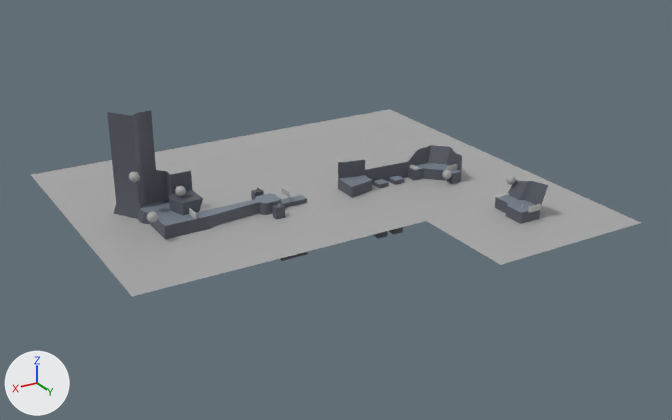
Two versions of the FBX model Assets/Escenario/FBX/Salas Tutorial.fbx, one commit apart.
Before and after are seen from a 50 mm camera at (242.0, 563.0, 244.0) aimed at (-66.0, 50.0, -12.0). Lighting does not change. The marker at lower left points along +X, +Y and +Z. Where no turn or scale is listed for an object, it has been applied to the vertices. Vertices at the same position are counted once.

In view in the first picture: 'Entry', 'Exit_Room', 'Fondo', 'PlayableArea', 'Rest_Room', 'WASD_Room', 'pCube10'.
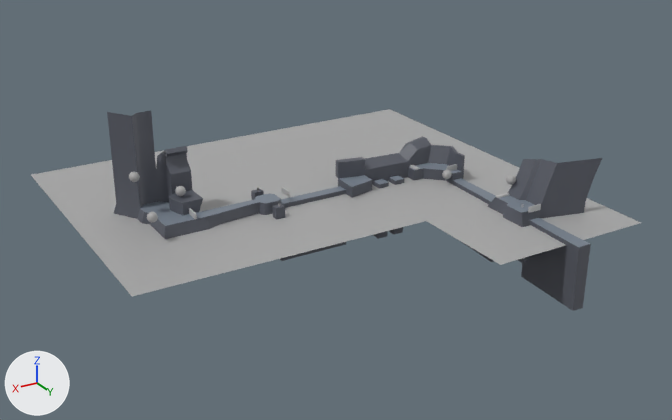
Where the newer file only moved an object's origin or applied its transform, the numbers keep the older frame.

Where the change shows, as pixel boxes (x1, y1, x2, y2) in the pictures (672 x 420 px; the box of a moved part takes in the faces that stretch with it):
'pCube10', reshaped
    before: (495, 180, 548, 224)
    after: (488, 158, 602, 264)
'Exit_Room2', added
    after: (521, 218, 591, 311)
    faces in mat_pared_mat (dark grey #575b65): (521, 220, 591, 311)
    faces in mat_piso_mat (grey #78828e): (530, 218, 590, 247)
'Rest_Room', reshaped (23% taller)
    before: (365, 145, 462, 184)
    after: (365, 136, 465, 184)
'Exit_Room', mesh rescaled (131% wider, 13% taller)
    before: (280, 195, 308, 261)
    after: (280, 186, 346, 261)
'Exit_Room1', added
    after: (452, 178, 496, 262)
    faces in mat_piso_mat (grey #78828e): (453, 178, 496, 201)
    faces in mat_pared_mat (dark grey #575b65): (452, 180, 494, 262)
part 1 of me_mesh_035, built on
    before: (495, 197, 540, 224)
    after: (488, 158, 602, 264)
part 2 of me_mesh_020, moved or reshaped
    before: (281, 195, 308, 261)
    after: (300, 186, 346, 255)
part 3 of me_mesh_026, added
    after: (365, 136, 465, 179)
part 4 of me_mesh_004, added
    after: (156, 146, 191, 175)

Patch to the scene script:
```diff
--- a/Assets/Escenario/FBX/Salas Tutorial.fbx.py
+++ b/Assets/Escenario/FBX/Salas Tutorial.fbx.py
@@ me_mesh_020 @@
 me_mesh_020.from_pydata(...)  # 8 vertices, 6 faces; spans x -10.5..10.5, y -4.0..4.0, z -21.6..21.6
+# me_mesh_020 part 2: the whole mesh is scaled about its middle by (2.55, 1, 1), then moved by (-16.2, 0.0, 0.0)
 me_mesh_020.materials.append(mat_pared_mat)
@@ me_mesh_026 @@
-me_mesh_026.from_pydata(...)  # 25 vertices, 22 faces; spans x -35.0..35.0, y -15.3..15.3, z -20.2..20.2
+me_mesh_026.from_pydata(...)  # 37 vertices, 32 faces; spans x -37.3..35.0, y -24.9..15.3, z -20.2..24.8
+# me_mesh_026 part 3
+# 12 vertices are added at x -37.3..34.7, y -24.9..15.3, z -20.2..24.8
+# 10 new faces join them, mat_pared_mat (dark grey #575b65)
 me_mesh_026.materials.append(mat_pared_mat)
@@ me_mesh_004 @@
-me_mesh_004.from_pydata(...)  # 44 vertices, 32 faces; spans x -27.7..27.7, y -34.2..34.2, z -46.2..46.2
+me_mesh_004.from_pydata(...)  # 56 vertices, 43 faces; spans x -27.7..27.7, y -34.2..34.2, z -46.2..46.2
+# me_mesh_004 part 4
+# 12 vertices are added at x -24.4..-7.9, y -19.2..-4.6, z 10.4..20.6
+# 11 new faces join them, mat_pared_mat (dark grey #575b65)
 me_mesh_004.materials.append(mat_pared_mat)
@@ me_mesh_035 @@
 me_mesh_035.from_pydata(...)  # 17 vertices, 11 faces; spans x -10.9..10.9, y -15.0..15.0, z -21.6..21.6
 # verts and faces of me_mesh_035; kept vertices keep their numbers, new ones are numbered from 17
+# me_mesh_035 part 1
+verts[0] = (17.5, -32.3, -21.6)  # moved
+verts[4] = (20.5, 32.3, -21.6)  # moved, pixel (524, 264)
+verts[12] = (17.5, -4.7, -21.6)  # moved
+verts[16] = (20.5, 0.0, -21.6)  # moved
+verts[17] = (-17.7, 14.8, 36.0)  # pixel (557, 162)
+verts[18] = (-17.4, -0.3, 33.9)  # pixel (541, 159)
+verts[19] = (-14.9, -2.6, 33.5)  # pixel (536, 159)
+verts[20] = (-15.2, -15.4, 29.8)  # pixel (523, 158)
+verts[21] = (-38.7, 23.0, 6.5)  # pixel (585, 201)
+verts[22] = (-38.7, 23.0, -21.6)
+verts[23] = (-43.8, 23.0, 21.6)  # pixel (593, 179)
+verts[24] = (-50.5, 22.8, 36.0)  # pixel (602, 157)
+faces += [(7, 17, 18, 13), (8, 9, 19, 20), (9, 13, 18, 19), (5, 6, 22, 21), (5, 21, 23, 7), (7, 23, 24, 17)]  # mat_pared_mat (dark grey #575b65)
 me_mesh_035.materials.append(mat_pared_mat)
@@ me_mesh_022_1 @@
+me_mesh_022_1.from_pydata([(-2.1, 26.9, -21.6), (-5.9, -26.9, -21.6), (-5.9, 23.9, 21.6), (-5.9, -26.9, 21.6), (4.3, 23.9, 21.6), (2.1, -26.9, 21.6), (5.9, 26.4, -21.6), (2.1, -26.9, -21.6)], [], [(0, 1, 3, 2), (2, 3, 5, 4), (4, 5, 7, 6), (6, 7, 1, 0), (1, 7, 5, 3), (6, 0, 2, 4)])
+for i in [1]: me_mesh_022_1.polygons[i].material_index = 1
+for i in [3]: me_mesh_022_1.polygons[i].material_index = 2
+me_mesh_022_1.materials.append(mat_pared_mat)  # dark grey #575b65
+me_mesh_022_1.materials.append(mat_piso_mat)  # grey #78828e
+me_mesh_022_1.materials.append(mat_standardsurface1)  # grey #aaaaaa
@@ me_mesh_021_1 @@
+me_mesh_021_1.from_pydata([(-0.3, 27.1, -21.6), (-4.1, -26.8, -21.6), (-4.1, 24.0, 21.6), (-4.1, -26.8, 21.6), (6.1, 24.0, 21.6), (3.9, -26.8, 21.6), (7.7, 26.5, -21.6), (3.9, -26.8, -21.6)], [], [(0, 1, 3, 2), (2, 3, 5, 4), (4, 5, 7, 6), (6, 7, 1, 0), (1, 7, 5, 3), (6, 0, 2, 4)])
+for i in [1]: me_mesh_021_1.polygons[i].material_index = 1
+for i in [3]: me_mesh_021_1.polygons[i].material_index = 2
+me_mesh_021_1.materials.append(mat_pared_mat)  # dark grey #575b65
+me_mesh_021_1.materials.append(mat_piso_mat)  # grey #78828e
+me_mesh_021_1.materials.append(mat_standardsurface1)  # grey #aaaaaa
@@ ob_exit_room2 @@
+ob_exit_room2 = bpy.data.objects.new('Exit_Room2', me_mesh_022_1)
+ob_exit_room2.location = (-161.2, 167.7, -26.8)
@@ ob_exit_room1 @@
+ob_exit_room1 = bpy.data.objects.new('Exit_Room1', me_mesh_021_1)
+ob_exit_room1.location = (-163.5, 86.8, -26.8)
```
